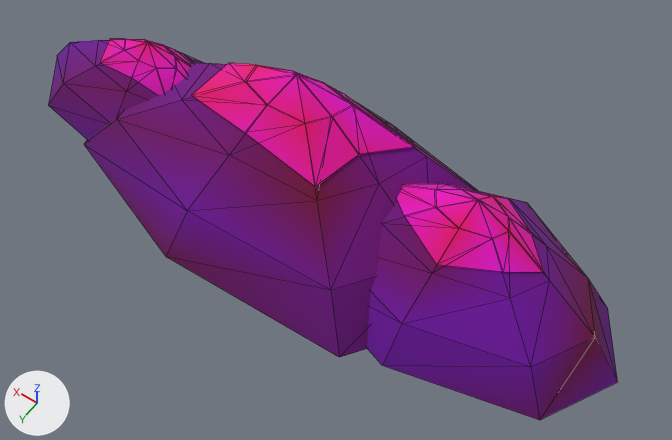
Two versions of the glTF model ArtSource/Exports/Environment/Mountain_Back_03.glb, one commit apart.
Both versions are drawn from a 50 mm lens placed at (-53.5, 66.6, 101.9), pointed at (-9.1, 4.4, 4.2). The axes (+X, +Y, +Z) are drawn at lower left. The lights are the same throughout. The first picture is the older version. Mesh edges are drawn as thin lines. Vertices at exactly the same position are counted once.

Names of what the first picture shows: 'Mountain_Back_03'.
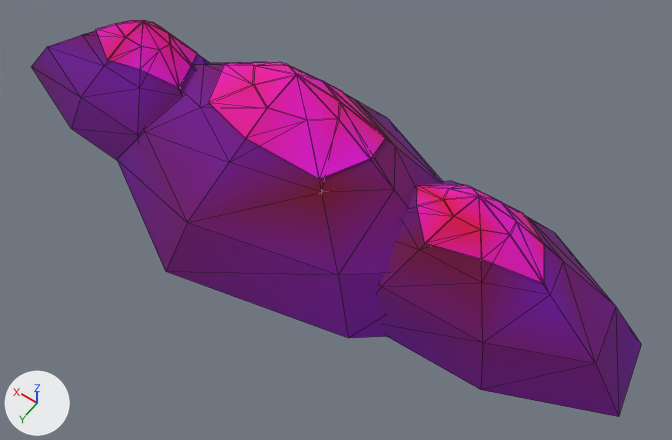
The change, as a diff of the scene's bpy script:
```diff
--- a/ArtSource/Exports/Environment/Mountain_Back_03.glb.py
+++ b/ArtSource/Exports/Environment/Mountain_Back_03.glb.py
@@ me_mountain_back_03 @@
 # used by ob_mountain_back_03; location = (0.0, 0.0, 0.0)
-me_mountain_back_03.from_pydata(...)  # 150 vertices, 240 faces; spans x -49.7..50.9, y -16.8..19.2, z -2.0..22.2
+me_mountain_back_03.from_pydata(...)  # 150 vertices, 240 faces; spans x -51.8..52.3, y -17.7..21.1, z -2.0..22.2
+# me_mountain_back_03 part 1: 148 of 150 vertices moved; they spanned x -49.7..50.9, y -16.8..19.2, z -2.0..18.9 and now span x -51.8..52.3, y -17.7..21.1, z -2.0..18.9; mean shift (0.0, -0.2, 0.8); largest move (-5.3, 10.2, -2.0) -> (-36.3, 11.7, -2.0)
+# me_mountain_back_03 part 2: 240 faces centred in x -46.3..45.7, y -14.1..17.3, z -0.2..20.0 are repainted in the vertex colours; the middle colour goes from pink #fc00b8 to pink #fd00b3
 me_mountain_back_03.materials.append(mat_m_env_mountain)
```

Location of each change, (x1, y1, x2, y2) in pixels of the pictures (672 x 440 px; the box of a moved part takes in the faces that stretch with it):
'Mountain_Back_03', reshaped, recoloured (7% wider): before (48, 39, 618, 420); after (31, 20, 641, 417)
part 1 of me_mountain_back_03, moved or reshaped: before (48, 39, 618, 420); after (31, 20, 641, 417)
part 2 of me_mountain_back_03, recoloured: before (48, 39, 618, 420); after (31, 20, 641, 417)
